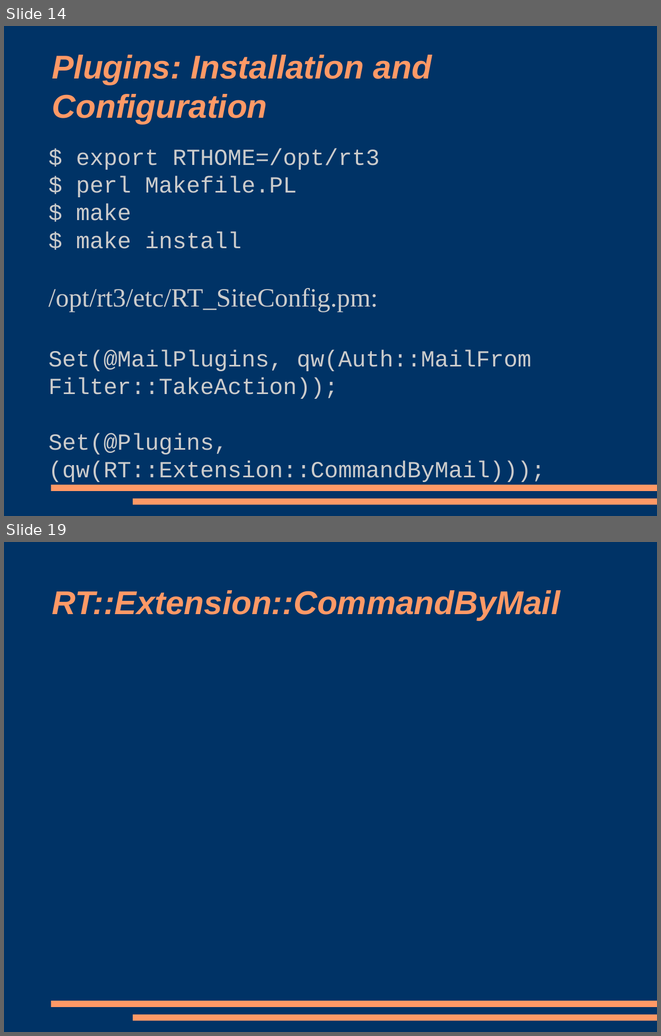
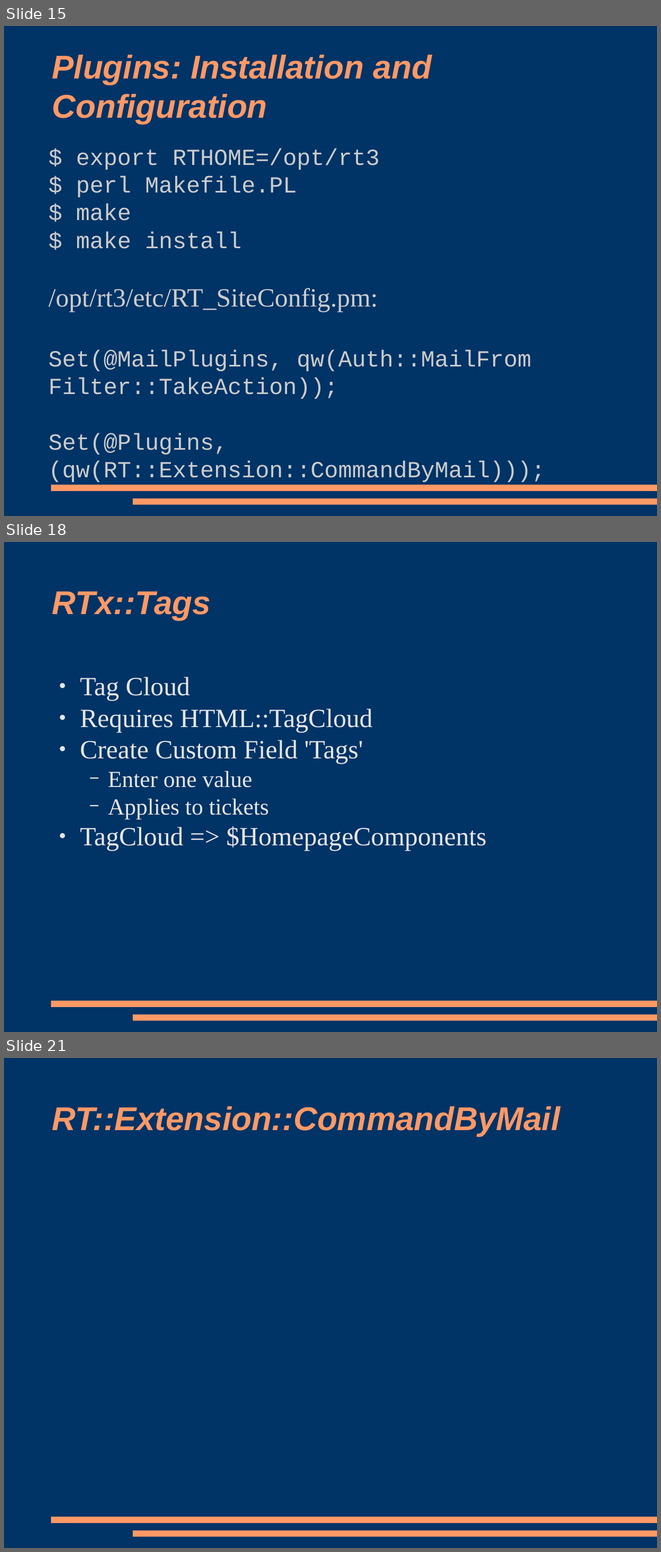
Before and after one commit to racke/Presentations, a slide deck: yapc2009/rt38.odp. Shown one above the other, each under a label of ours: slides 14 and 19 before the commit, slides 15, 18 and 21 after it; the slides between them are not shown. The pictures are 661x1036 and 661x1552 pixels, drawn with LibreOffice and Linux fonts; fonts in the diff are those of the drawing. Boxes give left, top, right and bottom in pixels: in the first picture for what was removed or moved away, otherwise in the second. Text is boxed around its words. In the diff, an @@ line names an element or a change of style, - is before the commit and + after.

```diff
--- a/yapc2009/rt38.odp
+++ b/yapc2009/rt38.odp
@@ slide 18 added at [4, 542, 657, 1032], background #003366; not listed: 2 template elements that a slide beside it also shows @@
@@ title added at [52, 591, 211, 620], 40 pt, text #FF9966, bold, italic @@
+RTx::Tags
@@ text added at [80, 677, 486, 851], 32 pt, text #E6E6E6 @@
+● Tag Cloud
+● Requires HTML::TagCloud
+● Create Custom Field 'Tags'
+  − Enter one value
+  − Applies to tickets
+● TagCloud => $HomepageComponents
@@ what was slide 14 is now slide 15 @@
@@ what was slide 19 is now slide 21 @@
```
Also in this commit, not shown: 8 slides changed, 2 other slides added, 1 slide removed.
